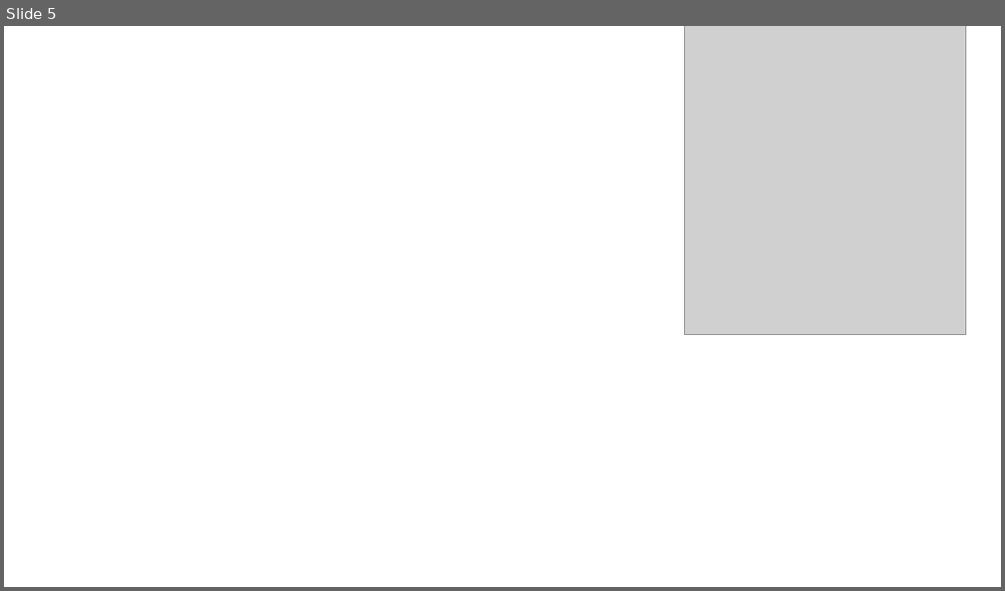
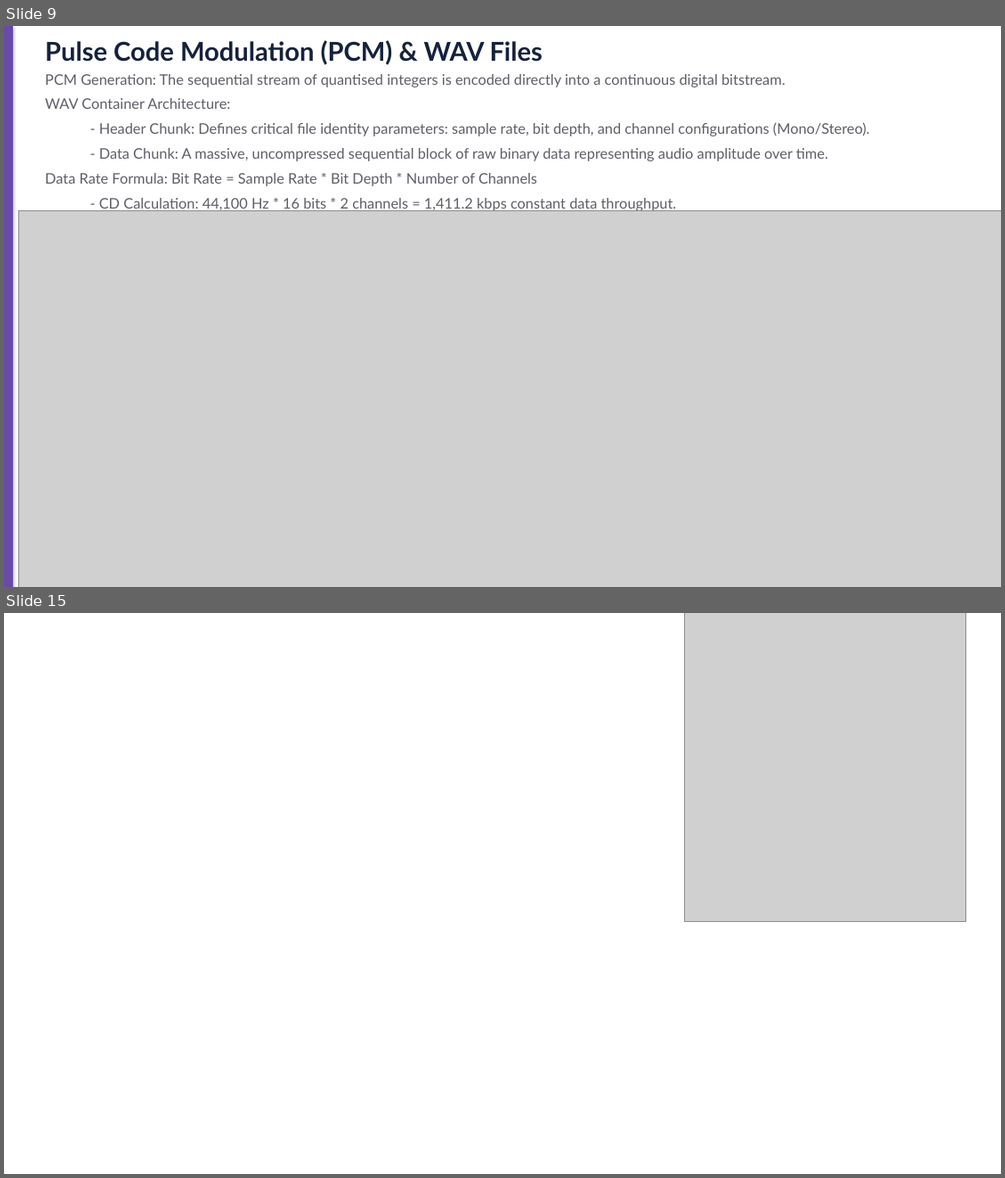
Before and after one commit to anodiamadmin/RedDust, a slide deck: Docs/TechnicalBackground/RedDust_WebRTC_Electronics_Communication_Kim.pptx. Shown one above the other, each under a label of ours: slide 5 before the commit, slides 9 and 15 after it; the slides between them are not shown. The pictures are 1005x591 and 1005x1178 pixels, drawn with LibreOffice and Linux fonts; fonts in the diff are those of the drawing; grey boxes stand for pictures; background and template pictures are left out. Boxes give left, top, right and bottom in pixels: in the first picture for what was removed or moved away, otherwise in the second. Text is boxed around its words. In the diff, an @@ line names an element or a change of style, - is before the commit and + after.

```diff
--- a/Docs/TechnicalBackground/RedDust_WebRTC_Electronics_Communication_Kim.pptx
+++ b/Docs/TechnicalBackground/RedDust_WebRTC_Electronics_Communication_Kim.pptx
@@ slide 9 added at (x1=4, y1=26, x2=1001, y2=587), background #FFFFFF @@
@@ rectangle added at (x1=4, y1=26, x2=13, y2=587), fill #684AA8 @@
@@ text added at (x1=45, y1=40, x2=542, y2=65), 25 pt, text #16223C, bold @@
+Pulse Code Modulation (PCM) & WAV Files
@@ text added at (x1=45, y1=74, x2=870, y2=212), 14 pt, text #5D5E67 @@
+PCM Generation: The sequential stream of quantised integers is encoded directly into a continuous digital bitstream.
+WAV Container Architecture:
+  - Header Chunk: Defines critical file identity parameters: sample rate, bit depth, and channel configurations (Mono/Stereo).
+  - Data Chunk: A massive, uncompressed sequential block of raw binary data representing audio amplitude over time.
+Data Rate Formula: Bit Rate = Sample Rate * Bit Depth * Number of Channels
+  - CD Calculation: 44,100 Hz * 16 bits * 2 channels = 1,411.2 kbps constant data throughput.
@@ picture added at (x1=19, y1=211, x2=1001, y2=587) @@
@@ what was slide 5 is now slide 15 @@
```
Also in this commit, not shown: 9 other slides added, 2 other files.
